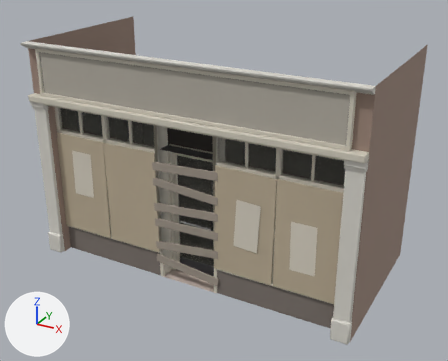
Renders of the glTF model assets/buildings/boarded_6a.glb from each side of a commit.
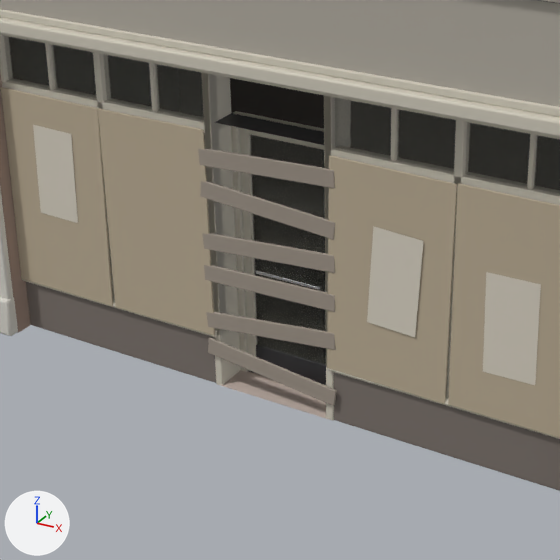
Old and new are each drawn whole from a 50 mm camera at (8.03, -7.68, 6.07) aimed at (3.1, 1.27, 1.59) and again close up on the part from 13% to 73% of the width and 25% to 100% of the height. Arrows for +X, +Y and +Z are at lower left; the lights stay in place. The older version's two pictures come first. Vertices at exactly the same position are counted once.

The first close-up shows 'boarded_6a'.
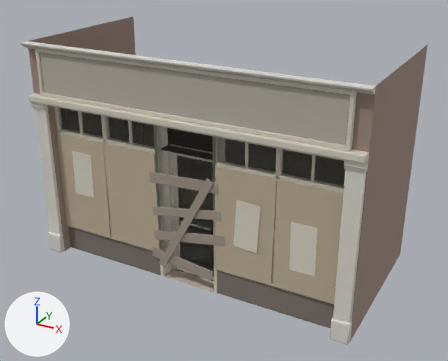
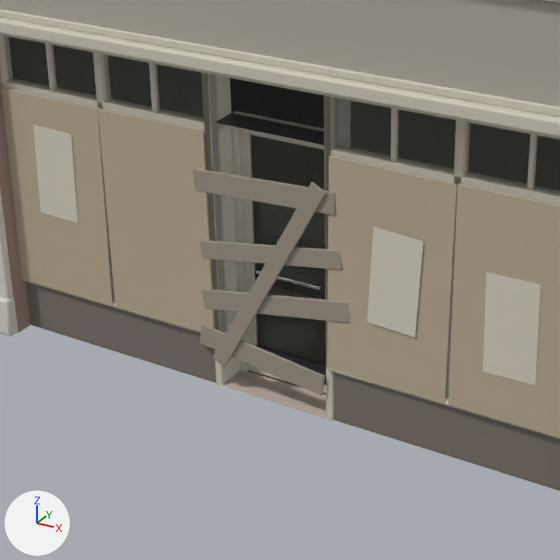
Changed parts and their boxes (x1, y1, x2, y2) in the close-ups (560 x 560 px; the box of a moved part takes in the faces that stretch with it):
part 1 of me_boarded_6a, deleted: before (198, 148, 335, 188)
part 2 of me_boarded_6a, moved or reshaped: before (200, 181, 334, 293); after (210, 183, 334, 368)

The change, as a diff of the scene's bpy script:
```diff
--- a/assets/buildings/boarded_6a.glb.py
+++ b/assets/buildings/boarded_6a.glb.py
@@ me_boarded_6a @@
 # used by ob_boarded_6a; location = (0.0, 0.0, 0.0)
-me_boarded_6a.from_pydata(...)  # 3091 vertices, 5848 faces; spans x 0.0..6.0, y -0.16..3.0, z 0.0..4.0
+me_boarded_6a.from_pydata(...)  # 3035 vertices, 5740 faces; spans x 0.0..6.0, y -0.16..3.0, z 0.0..4.0
+# me_boarded_6a part 1: the loose piece of 56 vertices spanning x 2.37..3.63, y 0.11..0.14, z 2.07..2.28 is deleted
+# me_boarded_6a part 2: 252 vertices moved from x 2.37..3.63, y 0.11..0.14, z 0.18..1.84 to x 2.3..3.76, y 0.08..0.14, z 0.24..2.15; 28 vertices removed from x 2.37..2.39, y 0.11..0.14, z 1.79..1.94; 28 vertices added at x 2.44..2.56, y 0.08..0.11, z 0.25..0.32
 me_boarded_6a.materials.append(mat_brick_brown)
```
